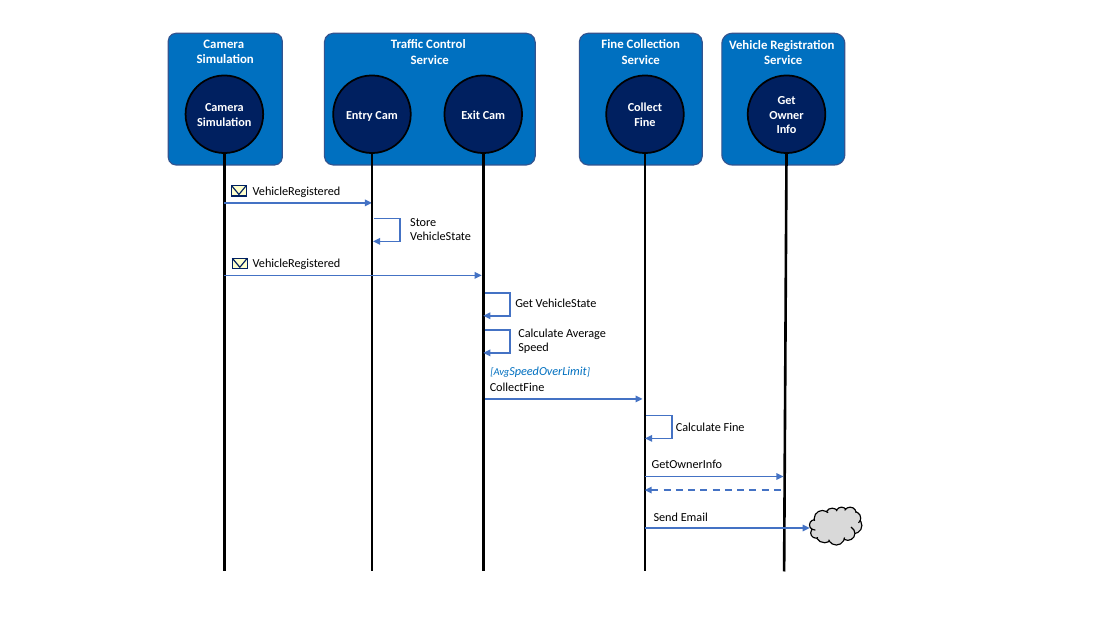
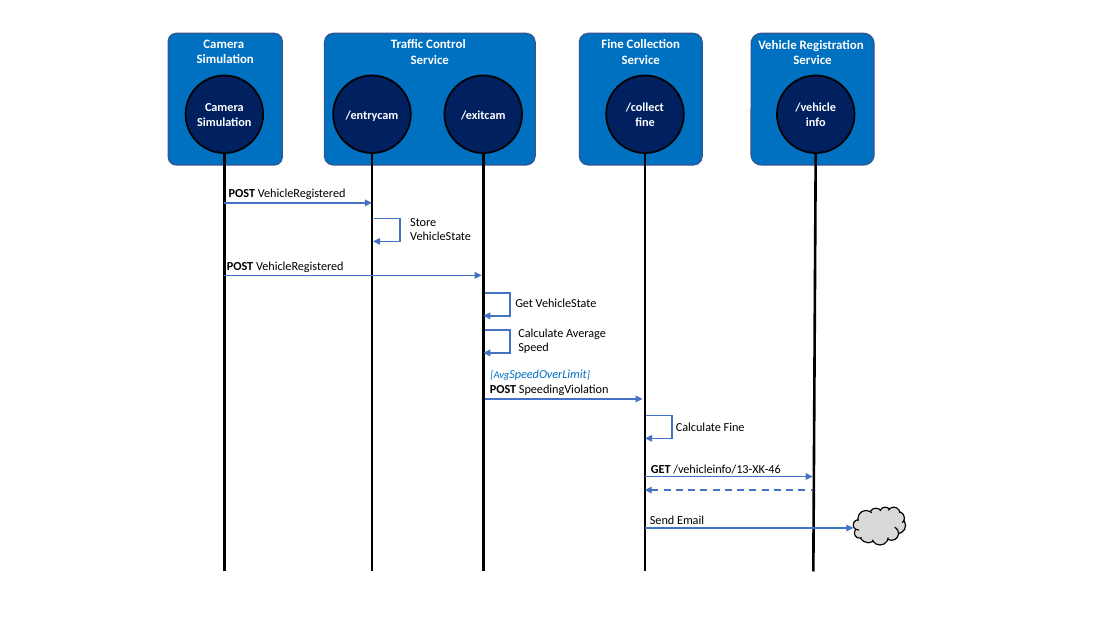
Before and after one commit to EdwinVW/dapr-traffic-control, a slide deck: slide 3 of Figures.pptx. Drawn at 1120x630 pixels with LibreOffice and Linux fonts; fonts in the diff are those of the drawing. Boxes give left, top, right and bottom in pixels: in the first picture for what was removed or moved away, otherwise in the second. Text is boxed around its words. In the diff, an @@ line names an element or a change of style, - is before the commit and + after.

```diff
--- a/Figures.pptx
+++ b/Figures.pptx
@@ 1 rounded rectangle, 1 line, 1 ellipse: place and size @@
-1 rounded rectangle, 1 line, 1 ellipse at bbox=[722, 34, 844, 571]
+1 rounded rectangle, 1 line, 1 ellipse at bbox=[751, 34, 874, 571]
@@ text in ellipse at bbox=[346, 110, 399, 121]: text changed @@
-Entry Cam
+/entrycam
@@ text in ellipse at bbox=[461, 110, 505, 120]: text changed @@
-Exit Cam
+/exitcam
@@ text in ellipse at bbox=[626, 102, 664, 126]: text changed @@
-Collect
-Fine
+/collect
+fine
@@ text in ellipse at bbox=[795, 102, 836, 126]: text changed @@
-Get
-Owner
-Info
+/vehicle
+info
@@ text at bbox=[229, 188, 346, 199]: text changed @@
-VehicleRegistered
+POST VehicleRegistered
@@ rectangle removed at bbox=[232, 186, 247, 197] @@
@@ line removed from (232, 186) to (239, 195) @@
@@ line removed from (246, 186) to (239, 195) @@
@@ text at bbox=[227, 261, 344, 272]: text changed @@
-VehicleRegistered
+POST VehicleRegistered
@@ rectangle removed at bbox=[233, 259, 248, 270] @@
@@ line removed from (233, 259) to (240, 267) @@
@@ line removed from (247, 259) to (240, 267) @@
@@ text at bbox=[490, 384, 609, 395]: text changed @@
-CollectFine
+POST SpeedingViolation
@@ arrow moved from (645, 476) - (784, 476) to (645, 476) - (812, 476) @@
@@ text at bbox=[651, 464, 781, 474]: text changed @@
-GetOwnerInfo
+GET /vehicleinfo/13-XK-46
@@ text "Send Email" rewrapped from bbox=[654, 512, 708, 521] to bbox=[650, 515, 704, 528] @@
@@ arrow moved from (645, 490) - (784, 490) to (645, 490) - (812, 490) @@
@@ cloud: place and size @@
-cloud at bbox=[810, 507, 862, 545]
+cloud at bbox=[854, 507, 906, 545]
@@ arrow moved from (645, 528) - (810, 528) to (645, 528) - (854, 528) @@
```
Also in this commit, not shown: 3 other slides changed, 7 other files.
